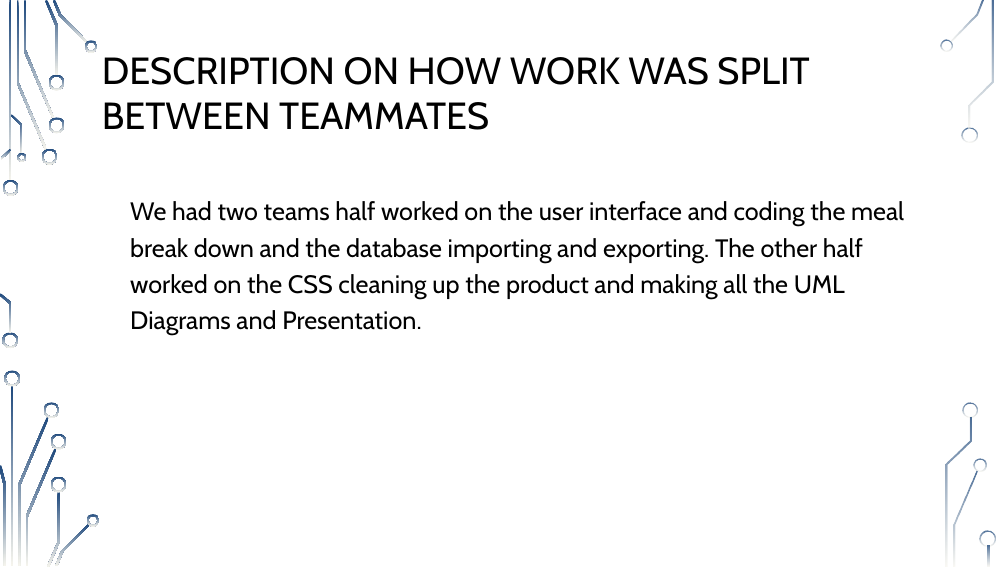
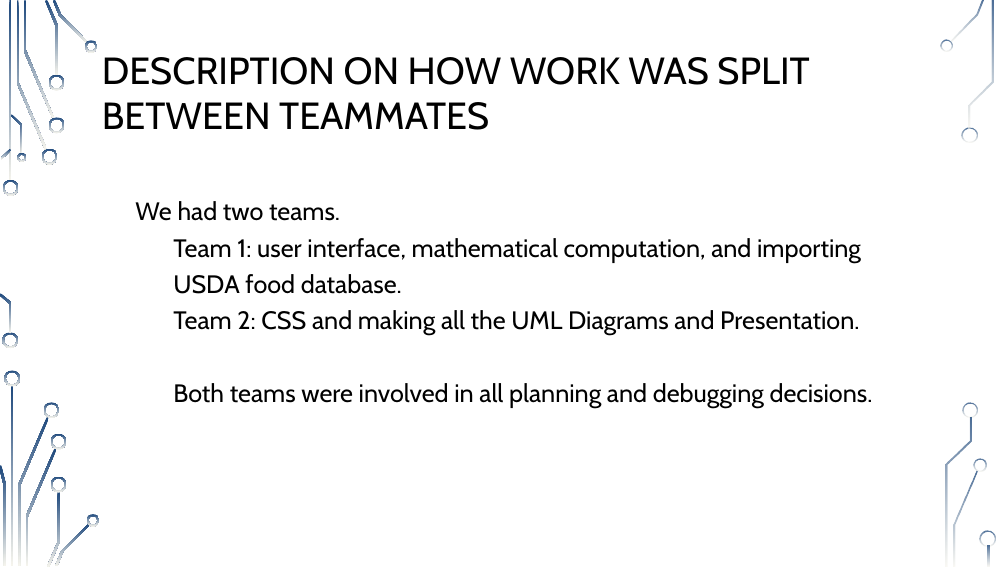
Before and after one commit to ajuhl/MacroPrepFinal, a slide deck: slide 3 of Documentation/EECS_448 Project 3.pptx. Drawn at 1008x567 pixels with LibreOffice and Linux fonts; fonts in the diff are those of the drawing; background and template pictures are left out. Boxes give left, top, right and bottom in pixels: in the first picture for what was removed or moved away, otherwise in the second. Text is boxed around its words. In the diff, an @@ line names an element or a change of style, - is before the commit and + after.

```diff
--- a/Documentation/EECS_448 Project 3.pptx
+++ b/Documentation/EECS_448 Project 3.pptx
@@ text at (135, 201, 873, 408): text changed @@
-• We had two teams half worked on the user interface and coding the meal break down and the database importing and exporting. The other half worked on the CSS cleaning up the product and making all the UML Diagrams and Presentation.
+• We had two teams.
+  • Team 1: user interface, mathematical computation, and importing USDA food database.
+  • Team 2: CSS and making all the UML Diagrams and Presentation.
+  • Both teams were involved in all planning and debugging decisions.
```
Also in this commit, not shown: 4 other slides changed, 2 slides added, 1 slide removed.
